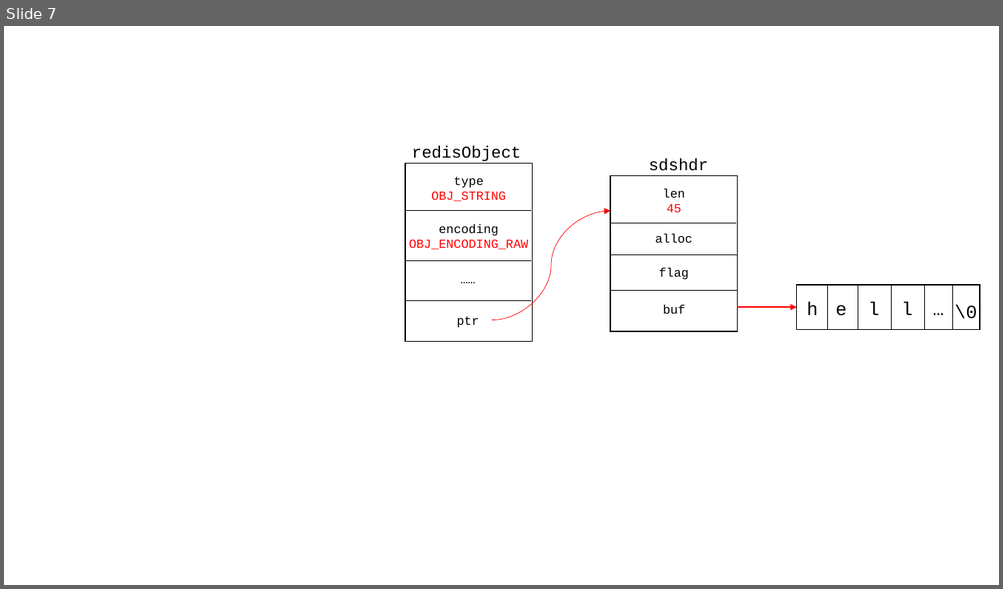
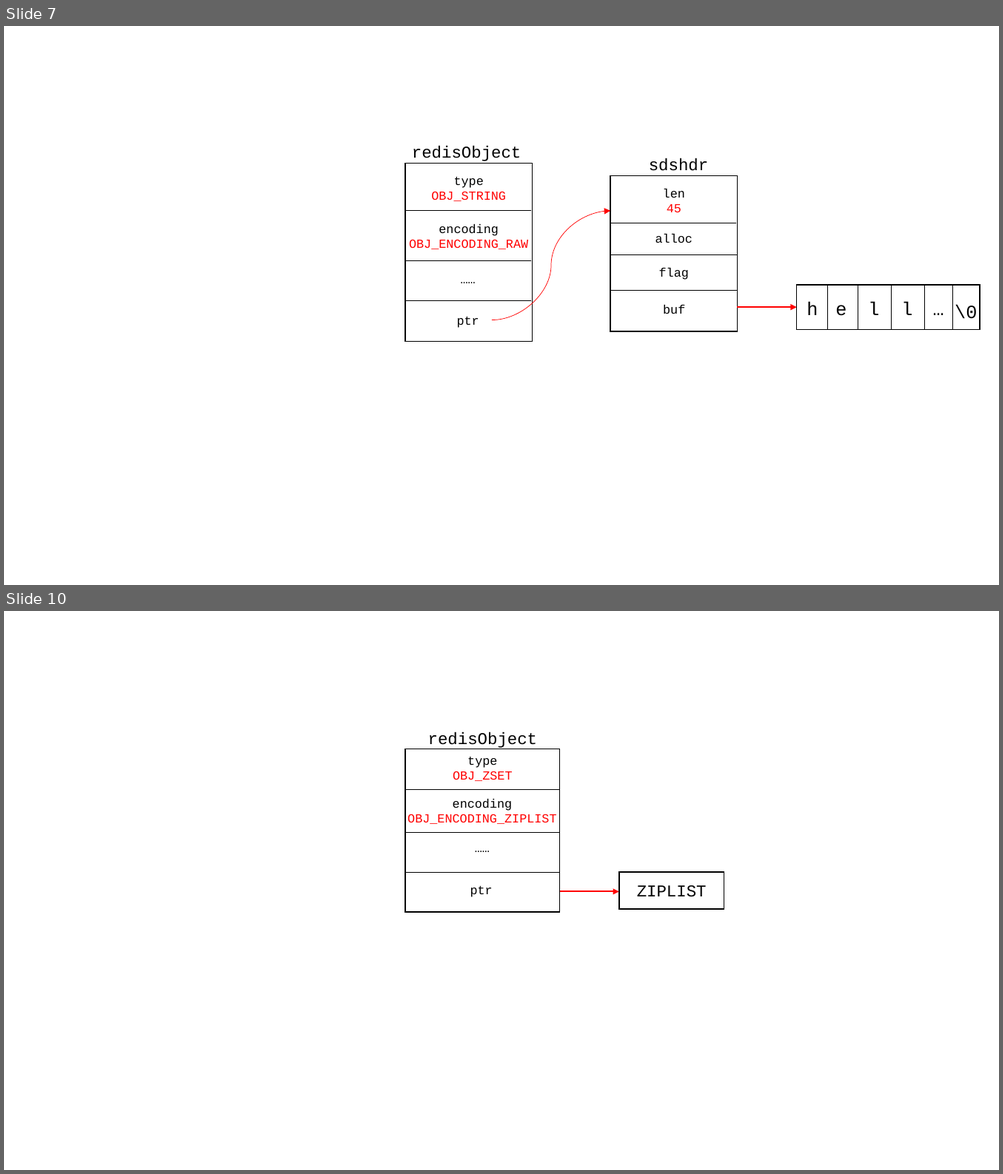
Before and after one commit to zhangm365/CS_NOTE, a slide deck: Redis/pics/pics.pptx. Shown one above the other, each under a label of ours: slide 7 before the commit, slides 7 and 10 after it; the slides between them are not shown. The pictures are 1003x589 and 1003x1174 pixels, drawn with LibreOffice and Linux fonts; fonts in the diff are those of the drawing. Boxes give left, top, right and bottom in pixels: in the first picture for what was removed or moved away, otherwise in the second. Text is boxed around its words. In the diff, an @@ line names an element or a change of style, - is before the commit and + after.

```diff
--- a/Redis/pics/pics.pptx
+++ b/Redis/pics/pics.pptx
@@ slide 10 added at [4, 611, 999, 1170], background #FFFFFF @@
@@ text added at [428, 732, 537, 748], 16 pt, text #000000 @@
+redisObject
@@ rectangle added at [405, 749, 560, 912], fill #FFFFFF, outline #000000 1 pt @@
@@ text added at [452, 757, 512, 781], 12 pt, text #FF0000 @@
+type
+OBJ_ZSET
@@ line added from (560, 789) to (405, 789), #000000 0.5 pt @@
@@ text added at [407, 799, 556, 824], 12 pt, text #FF0000 @@
+encoding
+OBJ_ENCODING_ZIPLIST
@@ line added from (560, 832) to (405, 832), #000000 0.5 pt @@
@@ text added at [447, 837, 518, 860], 12 pt, text #000000 @@
+……
@@ line added from (404, 872) to (559, 872), #000000 0.5 pt @@
@@ rectangle added at [619, 872, 724, 909], fill #FFFFFF, outline #000000 1 pt, 16 pt, text #000000 @@
+ZIPLIST
@@ text added at [470, 886, 492, 897], 12 pt, text #000000 @@
+ptr
@@ arrow added from (560, 891) to (619, 891), #FF0000 1.5 pt @@
```
Also in this commit, not shown: 1 slide changed, 4 other slides added, 17 other files.
